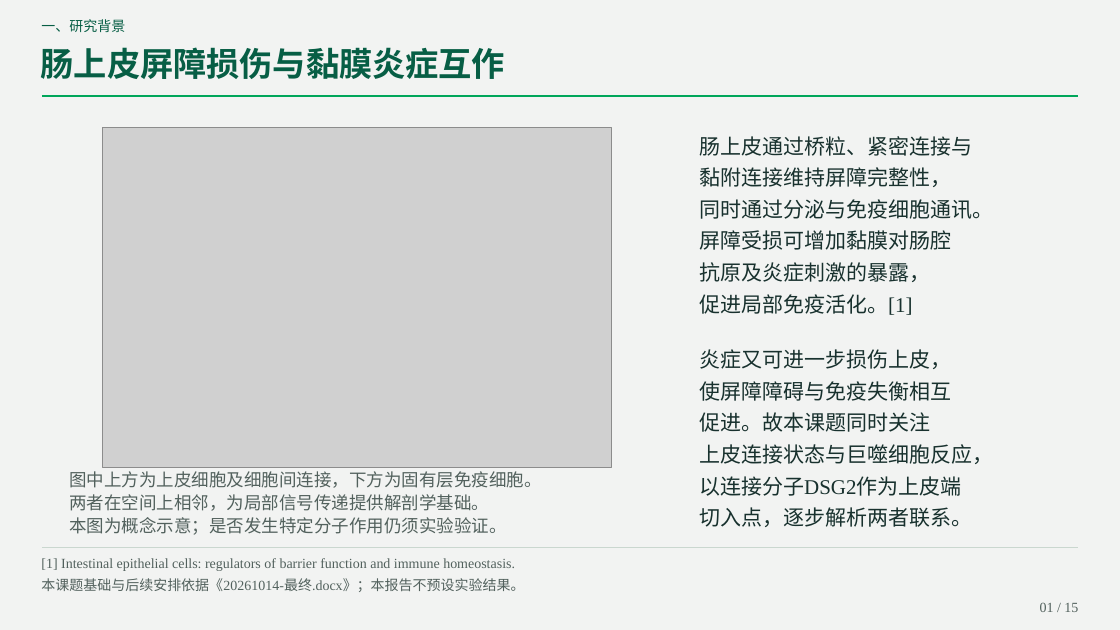
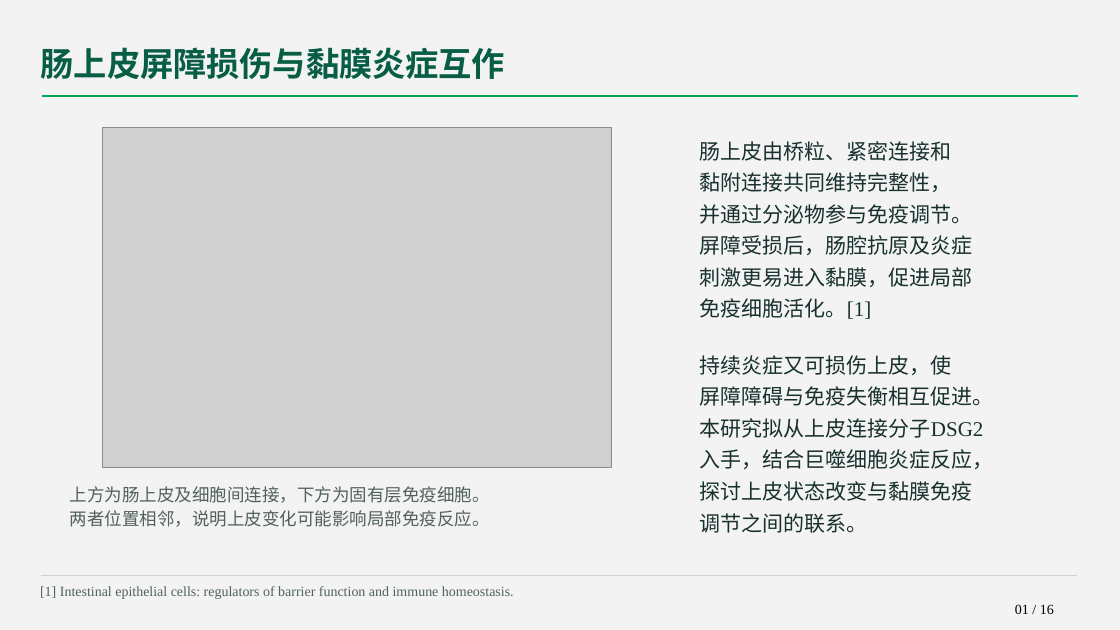
Before and after one commit to lizizhizhi-ai/111111, a slide deck: slide 1 of DSG2_Siglec_journal.pptx. Drawn at 1120x630 pixels with LibreOffice and Linux fonts; fonts in the diff are those of the drawing; grey boxes stand for pictures. Boxes give left, top, right and bottom in pixels: in the first picture for what was removed or moved away, otherwise in the second. Text is boxed around its words. In the diff, an @@ line names an element or a change of style, - is before the commit and + after.

```diff
--- a/DSG2_Siglec_journal.pptx
+++ b/DSG2_Siglec_journal.pptx
@@ text removed at (x1=41, y1=19, x2=125, y2=32) @@
-一、研究背景
@@ text at (x1=700, y1=141, x2=973, y2=319): text changed @@
-肠上皮通过桥粒、紧密连接与
-黏附连接维持屏障完整性，
-同时通过分泌与免疫细胞通讯。
-屏障受损可增加黏膜对肠腔
-抗原及炎症刺激的暴露，
-促进局部免疫活化。[1]
+肠上皮由桥粒、紧密连接和
+黏附连接共同维持完整性，
+并通过分泌物参与免疫调节。
+屏障受损后，肠腔抗原及炎症
+刺激更易进入黏膜，促进局部
+免疫细胞活化。[1]
@@ text at (x1=700, y1=355, x2=994, y2=533): text changed @@
-炎症又可进一步损伤上皮，
-使屏障障碍与免疫失衡相互
-促进。故本课题同时关注
-上皮连接状态与巨噬细胞反应，
-以连接分子DSG2作为上皮端
-切入点，逐步解析两者联系。
+持续炎症又可损伤上皮，使
+屏障障碍与免疫失衡相互促进。
+本研究拟从上皮连接分子DSG2
+入手，结合巨噬细胞炎症反应，
+探讨上皮状态改变与黏膜免疫
+调节之间的联系。
@@ text at (x1=70, y1=486, x2=490, y2=527): text changed @@
-图中上方为上皮细胞及细胞间连接，下方为固有层免疫细胞。
-两者在空间上相邻，为局部信号传递提供解剖学基础。
-本图为概念示意；是否发生特定分子作用仍须实验验证。
+上方为肠上皮及细胞间连接，下方为固有层免疫细胞。
+两者位置相邻，说明上皮变化可能影响局部免疫反应。
@@ text "[1] Intestinal epithelial cells: regulators ..." moved from (x1=41, y1=558, x2=515, y2=571) to (x1=40, y1=586, x2=514, y2=599) @@
@@ freeform shape moved from (x1=42, y1=548, x2=1078, y2=549) to (x1=40, y1=576, x2=1076, y2=576) @@
@@ text removed at (x1=41, y1=578, x2=524, y2=592) @@
-本课题基础与后续安排依据《20261014-最终.docx》；本报告不预设实验结果。
@@ text at (x1=1015, y1=604, x2=1054, y2=614): text changed; text colour #52615D to #000000 @@
-01 / 15
+01 / 16
```
Also in this commit, not shown: 14 other slides changed, 1 slide added, 3 other files.
